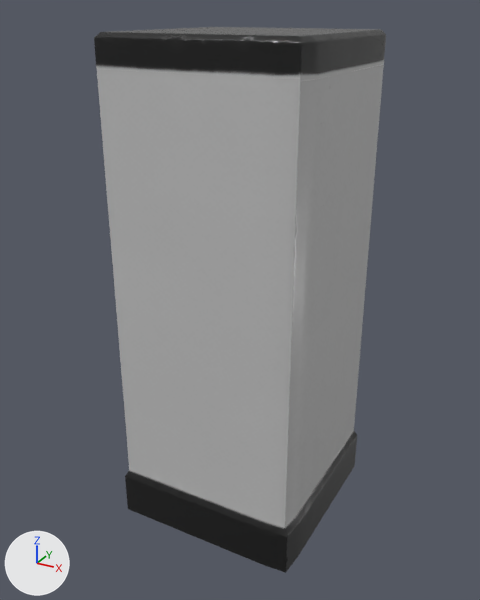
The glTF model models/objects/enviroments/01/01_column_2.glb, before and after one commit.
Before and after are seen from a 50 mm lens placed at (1.79, -3.35, 3.11), pointed at (-0.03, -0.04, 1.45). The axes (+X, +Y, +Z) are drawn at lower left. The lights are the same throughout. The first picture is the older version. Where no turn or scale is listed for an object, it has been applied to the vertices.

The older version as bpy lines, for what is in view:
```python
mat_material_0 = bpy.data.materials.new('Material_0')
mat_material_0.use_nodes = True; mat_material_0.node_tree.nodes.clear()
_N = mat_material_0.node_tree.nodes; _L = mat_material_0.node_tree.links
n0 = _N.new('ShaderNodeBsdfPrincipled'); n0.name = 'Principled BSDF'
n1 = _N.new('ShaderNodeOutputMaterial'); n1.name = 'Material Output'
n2 = _N.new('ShaderNodeTexImage'); n2.name = 'Image Texture'
n2.image = img_image_0
n3 = _N.new('ShaderNodeSeparateColor'); n3.name = 'Separate Color'
n4 = _N.new('ShaderNodeTexImage'); n4.name = 'Image Texture.001'
n4.image = img_image_1
n5 = _N.new('ShaderNodeNormalMap'); n5.name = 'Normal Map'
n5.uv_map = 'UVMap'
n6 = _N.new('ShaderNodeTexImage'); n6.name = 'Image Texture.002'
n6.image = img_image_2
_L.new(n0.outputs[0], n1.inputs[0])  # 'BSDF' to 'Surface'
_L.new(n2.outputs[0], n0.inputs[0])  # 'Color' to 'Base Color'
_L.new(n3.outputs[2], n0.inputs[1])  # 'Blue' to 'Metallic'
_L.new(n3.outputs[1], n0.inputs[2])  # 'Green' to 'Roughness'
_L.new(n4.outputs[0], n3.inputs[0])  # 'Color' to 'Color'
_L.new(n5.outputs[0], n0.inputs[5])  # 'Normal' to 'Normal'
_L.new(n6.outputs[0], n5.inputs[1])  # 'Color' to 'Color'
me_mesh_0 = bpy.data.meshes.new('Mesh_0')
me_mesh_0.from_pydata(...)  # 6938 vertices, 13872 faces; spans x -0.6..0.59, y -0.59..0.6, z -1.5..1.5
me_mesh_0.materials.append(mat_material_0)
ob_mesh_0 = bpy.data.objects.new('Mesh_0', me_mesh_0)
ob_mesh_0.location = (0.0, 0.0, 1.504)
```
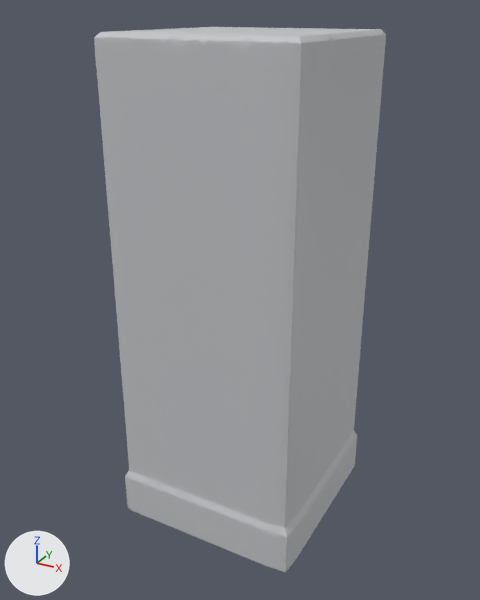
Location of each change, (x1, y1, x2, y2) in pixels of the pictures (480 x 600 px):
'Mesh_0', surface changed (grey to light grey): (94, 27, 386, 573) in both

Diff of the bpy script that builds the scene:
```diff
--- a/models/objects/enviroments/01/01_column_2.glb.py
+++ b/models/objects/enviroments/01/01_column_2.glb.py
@@ mat_material_0 @@
 mat_material_0 = bpy.data.materials.new('Material_0')
-# nodes: BsdfPrincipled, NormalMap, OutputMaterial, SeparateColor, TexImage x3
-# uses the picture img_image_0
-# uses the picture img_image_1
-# uses the picture img_image_2
+# nodes: BsdfPrincipled, OutputMaterial
+# colours: light grey #c4c5c8
```
